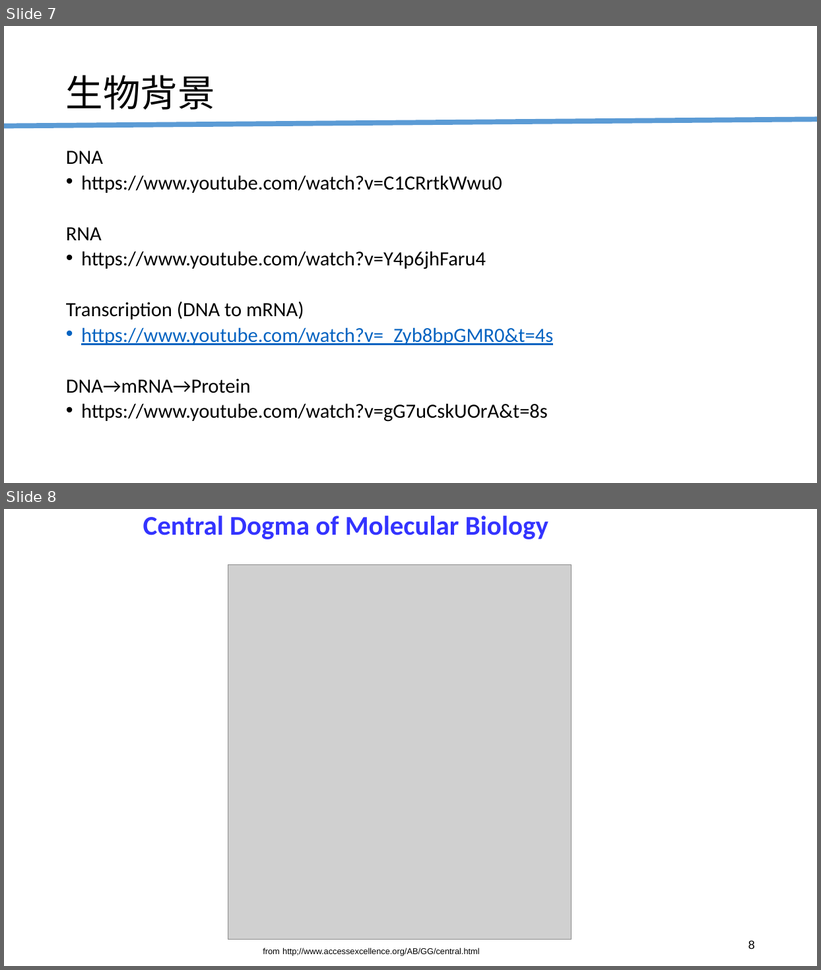
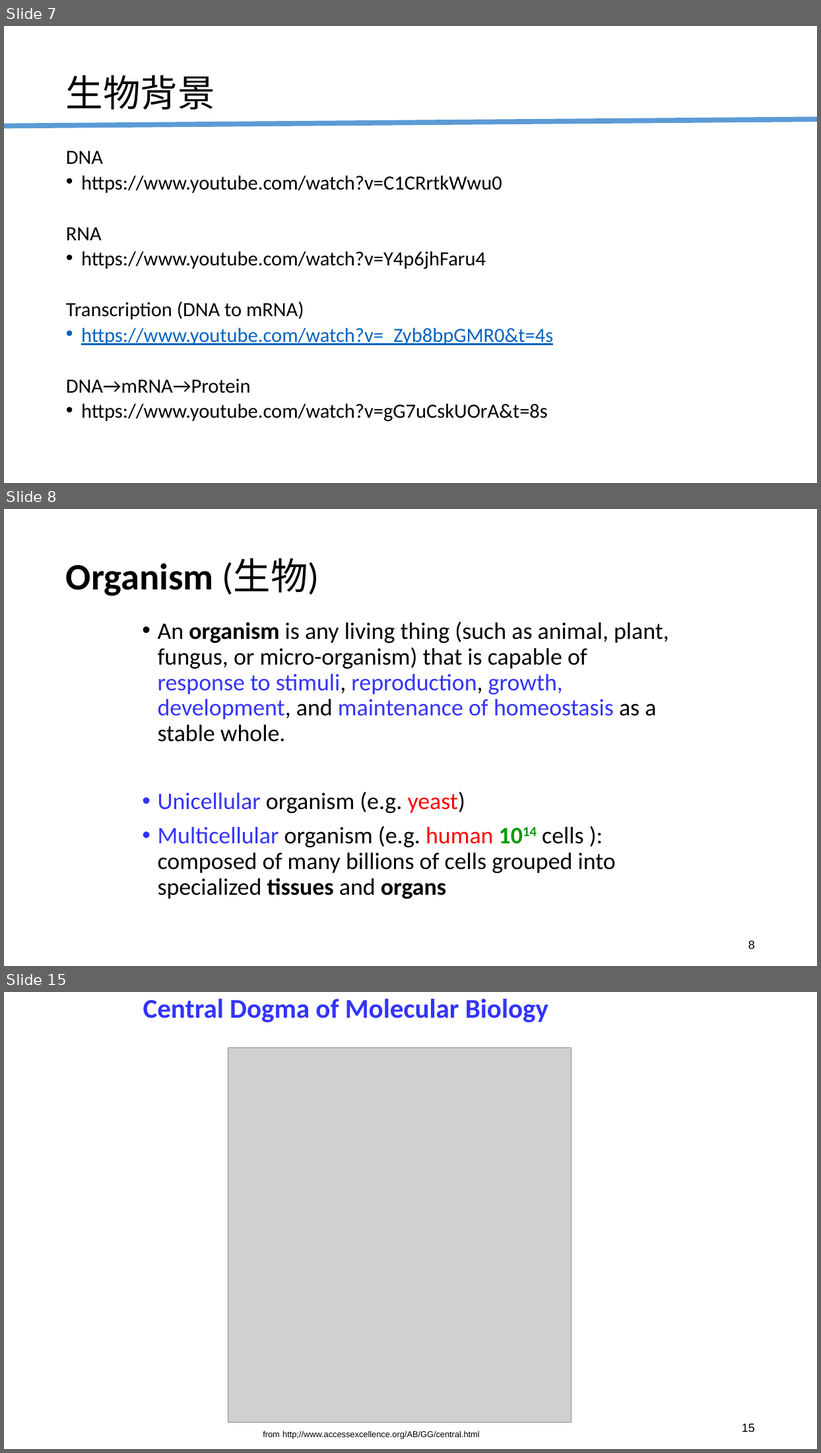
Before and after one commit to RyanCCJ/2022_Lab_Training, a slide deck: Homework/2022年暑期新生訓練成果project.pptx. Shown one above the other, each under a label of ours: slides 7 and 8 before the commit, slides 7, 8 and 15 after it; the slides between them are not shown. The pictures are 821x970 and 821x1453 pixels, drawn with LibreOffice and Linux fonts; fonts in the diff are those of the drawing; grey boxes stand for pictures. Boxes give left, top, right and bottom in pixels: in the first picture for what was removed or moved away, otherwise in the second. Text is boxed around its words. In the diff, an @@ line names an element or a change of style, - is before the commit and + after.

```diff
--- a/Homework/2022年暑期新生訓練成果project.pptx
+++ b/Homework/2022年暑期新生訓練成果project.pptx
@@ slide 8 added at bbox=[4, 509, 817, 966], background #FFFFFF @@
@@ title added at bbox=[66, 558, 319, 596], 44 pt, text #000000, bold @@
+Organism (生物)
@@ text added at bbox=[158, 622, 669, 899], 28 pt, text #000000 @@
+• An organism is any living thing (such as animal, plant, fungus, or micro-organism) that is capable of response to stimuli, reproduction, growth, development, and maintenance of homeostasis as a stable whole.
+• Unicellular organism (e.g. yeast)
+• Multicellular organism (e.g. human 1014 cells ): composed of many billions of cells grouped into specialized tissues and organs
@@ page number added at bbox=[748, 941, 755, 949], 14 pt, text #000000 @@
+8
@@ what was slide 8 is now slide 15 @@
@@ page number at bbox=[742, 1424, 755, 1432]: text changed @@
-8
+15
```
Also in this commit, not shown: 4 slides changed, 6 other slides added.
